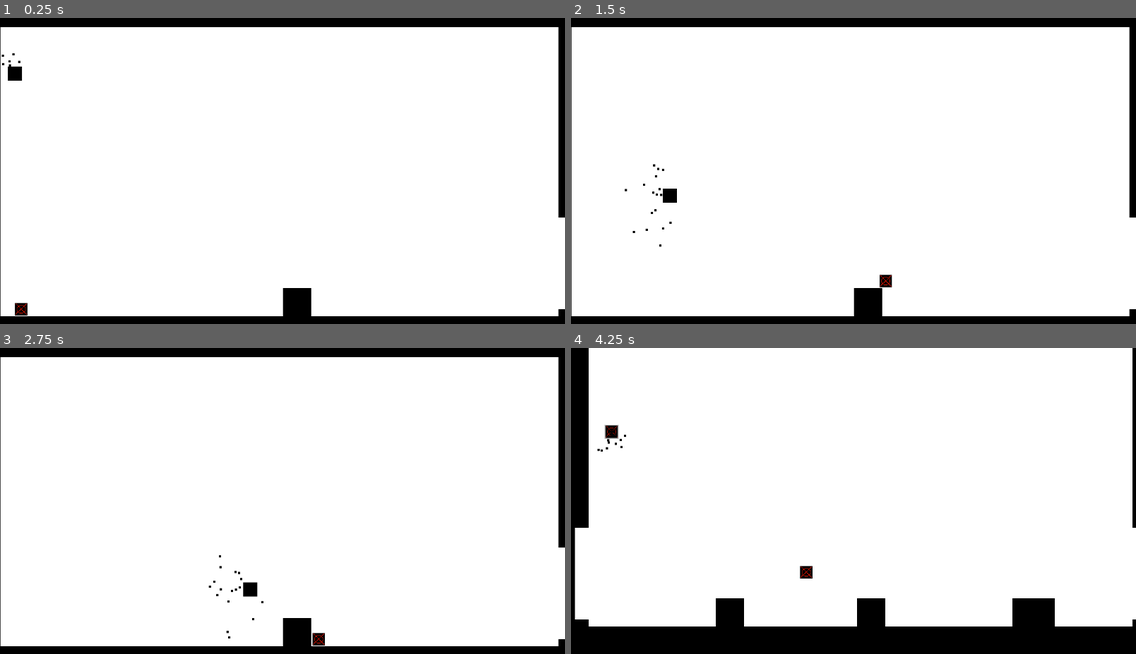
Above: before the commit, frames 1-4 (two rows, left to right).
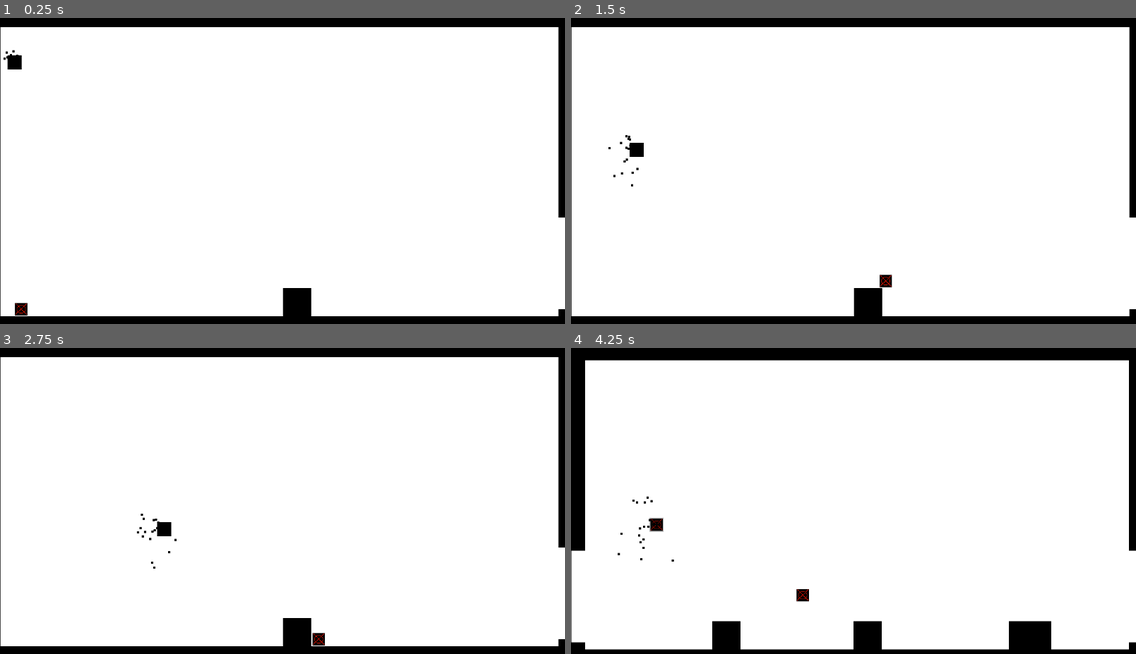
Above: after the commit, the same moments.

Repository: slothfs/It-follows
Game: Godot game, scene res://scenes/level/main.tscn
Same seed, same stepped clock (60 frames per second), same inputs: the game is played once before the commit and once after it.
Inputs:
- Up to frame 1 (0.25 s): no input
- Up to frame 2 (1.5 s): tap Enter at 0.5 s; hold D (right) from 0.53 s (still down); tap Alt at 0.6 s; tap W (jump) at 0.77 s; tap Shift at 1.35 s
- Up to frame 3 (2.75 s): tap W (jump) at 1.52 s; release D (right) at 2.03 s; hold A (left) from 2.03 s (still down); tap Alt at 2.1 s
- Up to frame 4 (4.25 s): release A (left) at 2.78 s; hold D (right) from 2.78 s (still down); tap Shift at 2.85 s; tap W (jump) at 3.02, 3.77 s; tap Alt at 3.6 s

The runs differ from the first frame. In frame 1, 0.2% of the frame differs, in the area x 0-4%, y 10-21%; in frame 2, 0.4%; in frame 3, 0.4%; in frame 4, 13%, in the area x 0-100%, y 0-99%.

Commit message:
made lvl2

Diff:
--- a/scenes/level/level_2.tscn
+++ b/scenes/level/level_2.tscn
@@ -1,6 +1,7 @@
 [gd_scene format=3 uid="uid://d03tpr4udl1jd"]
 
 [ext_resource type="Texture2D" uid="uid://by3107hl35mwv" path="res://assets/plaayer/shadow.png" id="1_ao1bm"]
+[ext_resource type="Script" uid="uid://b0cqgovpo08ae" path="res://script/level_2.gd" id="1_c0fdf"]
 [ext_resource type="PackedScene" uid="uid://ty8sb6qp3s88" path="res://scenes/player.tscn" id="2_2g46k"]
 [ext_resource type="PackedScene" uid="uid://dlt3vpvj1thbb" path="res://scenes/shadow.tscn" id="3_c0fdf"]
 
@@ -14,7 +15,11 @@
 physics_layer_0/collision_layer = 1
 sources/0 = SubResource("TileSetAtlasSource_u7l0e")
 
+[sub_resource type="CircleShape2D" id="CircleShape2D_tguex"]
+radius = 212.0
+
 [node name="level2" type="Node2D" unique_id=1208838679]
+script = ExtResource("1_c0fdf")
 
 [node name="Panel" type="Panel" parent="." unique_id=100993396]
 offset_right = 1282.0
@@ -37,3 +42,16 @@
 
 [node name="Shadow" parent="." unique_id=1683641687 instance=ExtResource("3_c0fdf")]
 position = Vector2(92, 190)
+speed = 300.0
+player_path = NodePath("../Player")
+
+[node name="Camera2D" type="Camera2D" parent="." unique_id=1072095825]
+position = Vector2(648, 308)
+
+[node name="lvl2" type="Area2D" parent="." unique_id=569152655]
+
+[node name="CollisionShape2D" type="CollisionShape2D" parent="lvl2" unique_id=1714115616]
+position = Vector2(1472, 500)
+shape = SubResource("CircleShape2D_tguex")
+
+[connection signal="body_entered" from="lvl2" to="." method="_on_lvl_2_body_entered"]
--- a/scenes/level/main.tscn
+++ b/scenes/level/main.tscn
@@ -39,7 +39,7 @@
 [node name="Shadow" parent="." unique_id=1683641687 instance=ExtResource("2_gjage")]
 modulate = Color(0, 0, 0, 1)
 position = Vector2(39, 6)
-speed = 300.0
+speed = 200.0
 player_path = NodePath("../Player")
 
 [node name="TileMap" type="TileMap" parent="." unique_id=267993557]
--- /dev/null
+++ b/script/level_2.gd
@@ -0,0 +1,6 @@
+extends Node2D
+
+
+func _on_lvl_2_body_entered(body: Node2D) -> void:
+	if body.name == "Player":
+		get_tree().change_scene_to_file("")
Not shown, added: script/level_2.gd.uid
